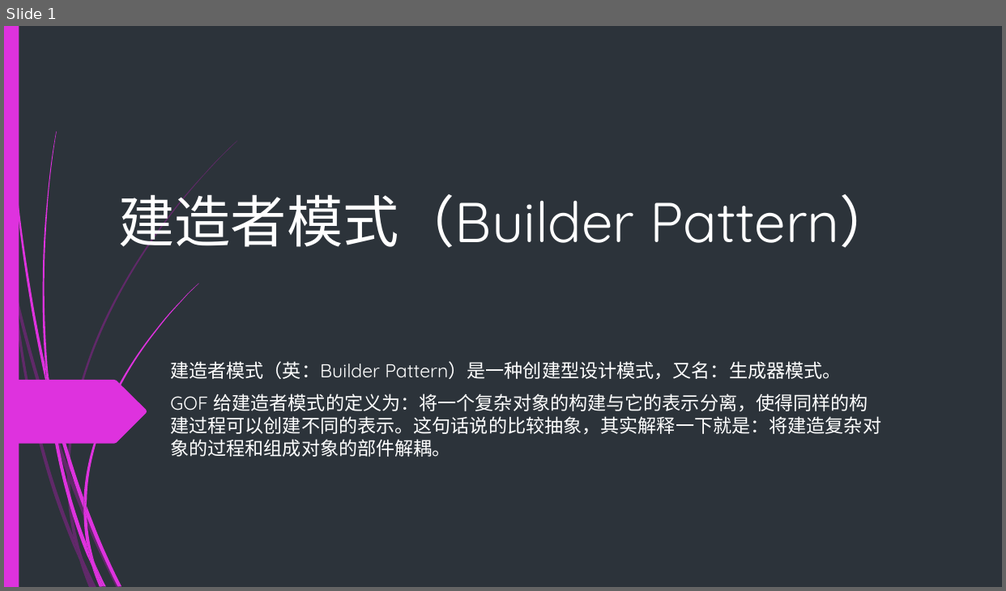
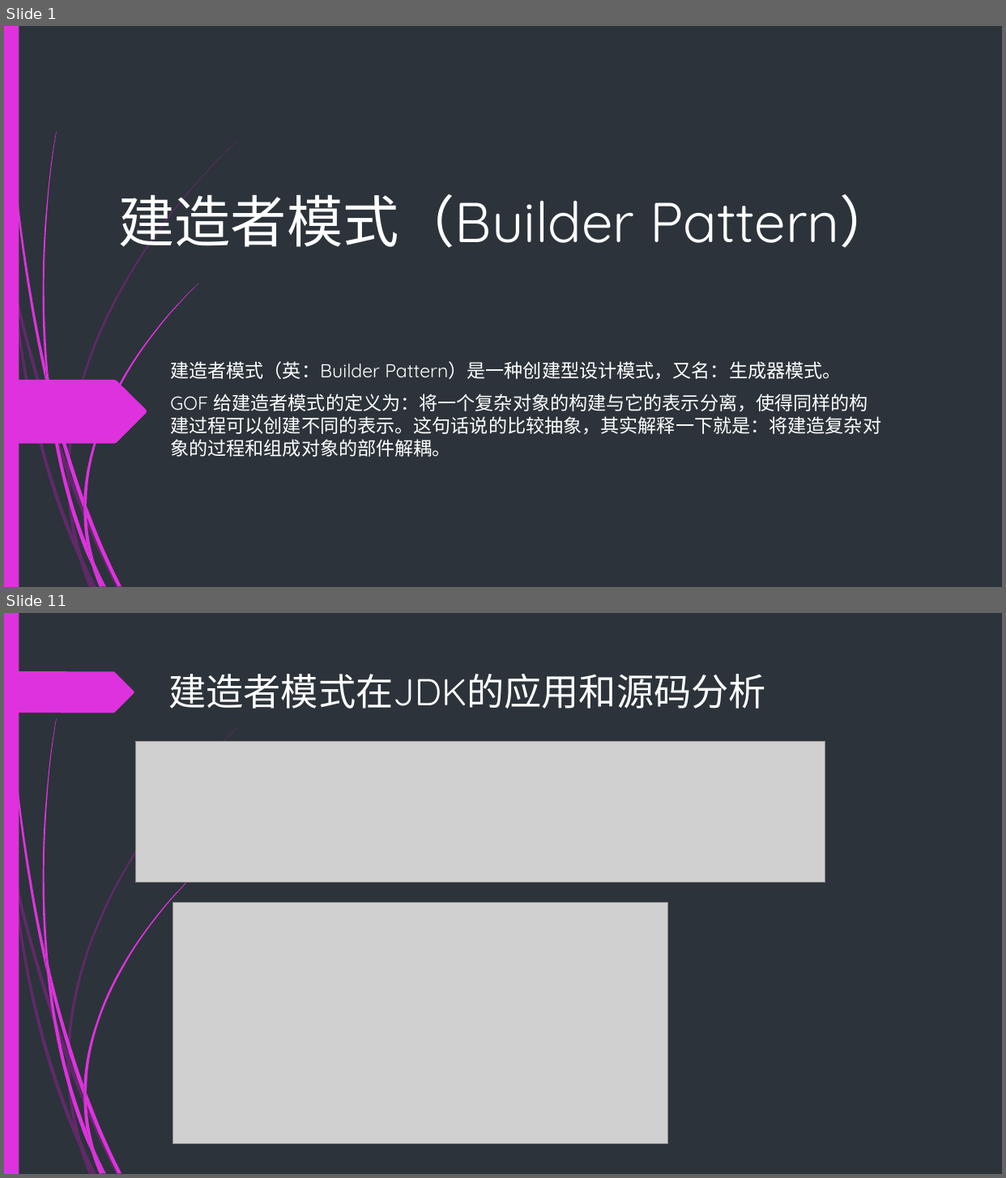
Before and after one commit to Sky8989/DataStructure_learn20190615, a slide deck: src/main/resources/建造者模式.pptx. Shown one above the other, each under a label of ours: slide 1 before the commit, slides 1 and 11 after it; the slides between them are not shown. The pictures are 1006x591 and 1006x1178 pixels, drawn with LibreOffice and Linux fonts; fonts in the diff are those of the drawing; grey boxes stand for pictures. Boxes give left, top, right and bottom in pixels: in the first picture for what was removed or moved away, otherwise in the second. Text is boxed around its words. In the diff, an @@ line names an element or a change of style, - is before the commit and + after.

```diff
--- a/src/main/resources/建造者模式.pptx
+++ b/src/main/resources/建造者模式.pptx
@@ slide 11 added at [4, 613, 1002, 1174], background #2C333A; not listed: 23 template elements that a slide beside it also shows @@
@@ freeform shape added at [4, 671, 134, 713], fill #DE32DE @@
@@ title added at [168, 674, 766, 709], 36 pt, text #FFFFFF @@
+建造者模式在JDK的应用和源码分析
@@ picture added at [136, 741, 825, 882] @@
@@ picture added at [173, 903, 668, 1144] @@
```
Also in this commit, not shown: 5 slides changed, 11 other slides added, 8 slides removed, 32 other files.
